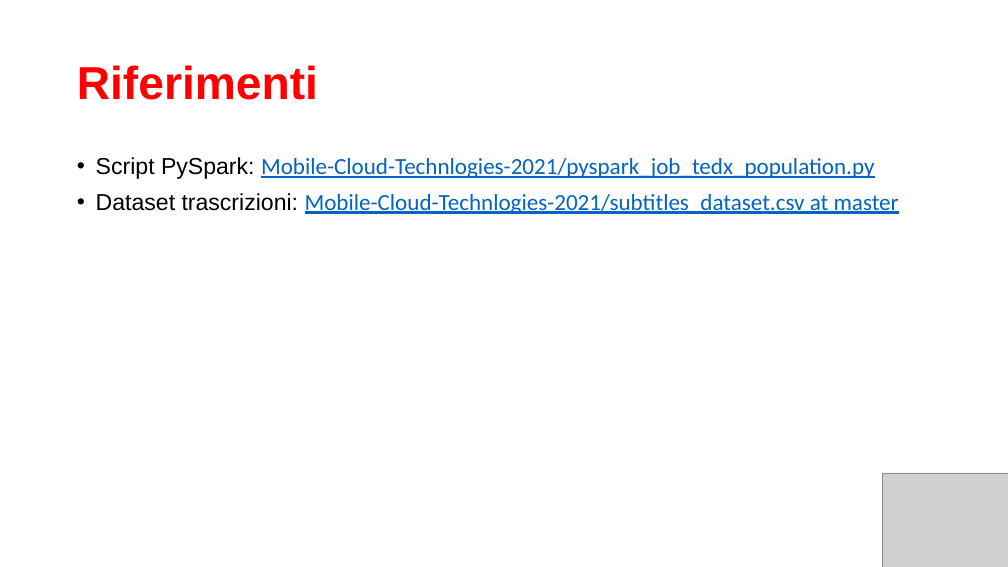
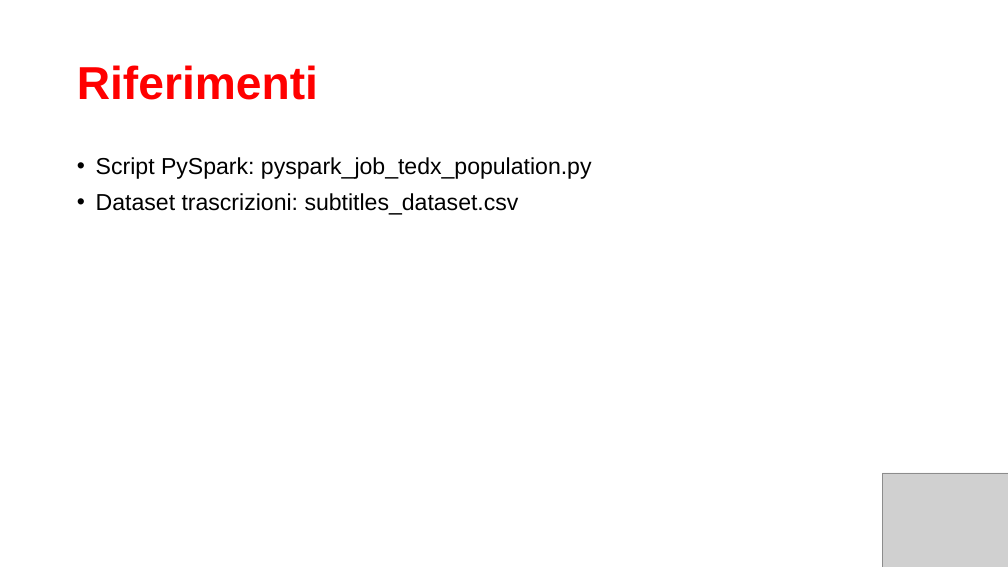
Before and after one commit to maggiorante/Mobile-Cloud-Technlogies-2021, a slide deck: slide 8 of Homework-2/TriviaTED_glue.pptx. Drawn at 1008x567 pixels with LibreOffice and Linux fonts; fonts in the diff are those of the drawing; grey boxes stand for pictures. Boxes give left, top, right and bottom in pixels: in the first picture for what was removed or moved away, otherwise in the second. Text is boxed around its words. In the diff, an @@ line names an element or a change of style, - is before the commit and + after.

```diff
--- a/Homework-2/TriviaTED_glue.pptx
+++ b/Homework-2/TriviaTED_glue.pptx
@@ text at [96, 157, 592, 215]: text changed; font Calibri to Arial; text colour #0563C1 to #000000 @@
-• Script PySpark: Mobile-Cloud-Technlogies-2021/pyspark_job_tedx_population.py
-• Dataset trascrizioni: Mobile-Cloud-Technlogies-2021/subtitles_dataset.csv at master
+• Script PySpark: pyspark_job_tedx_population.py
+• Dataset trascrizioni: subtitles_dataset.csv
```
Also in this commit, not shown: 4 other slides changed.
